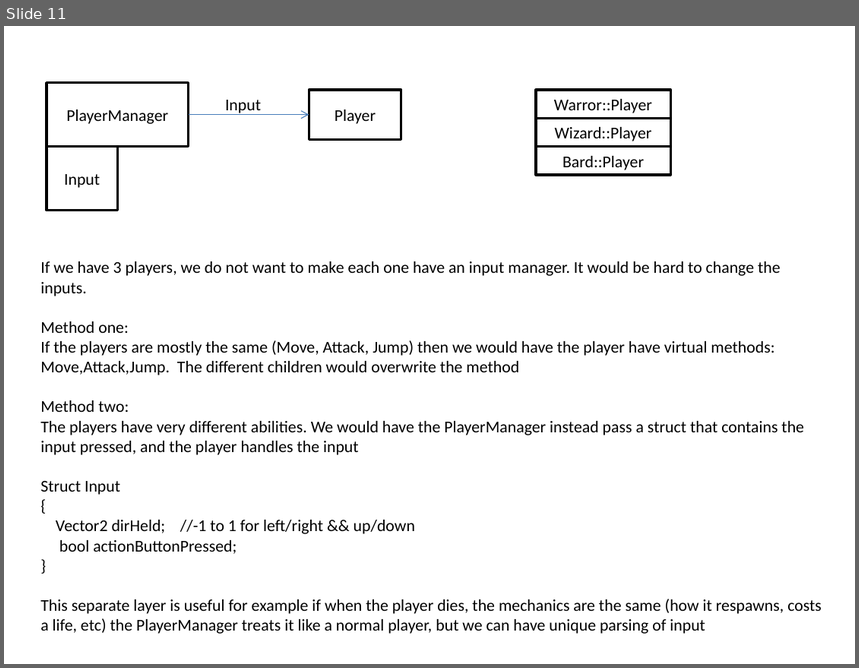
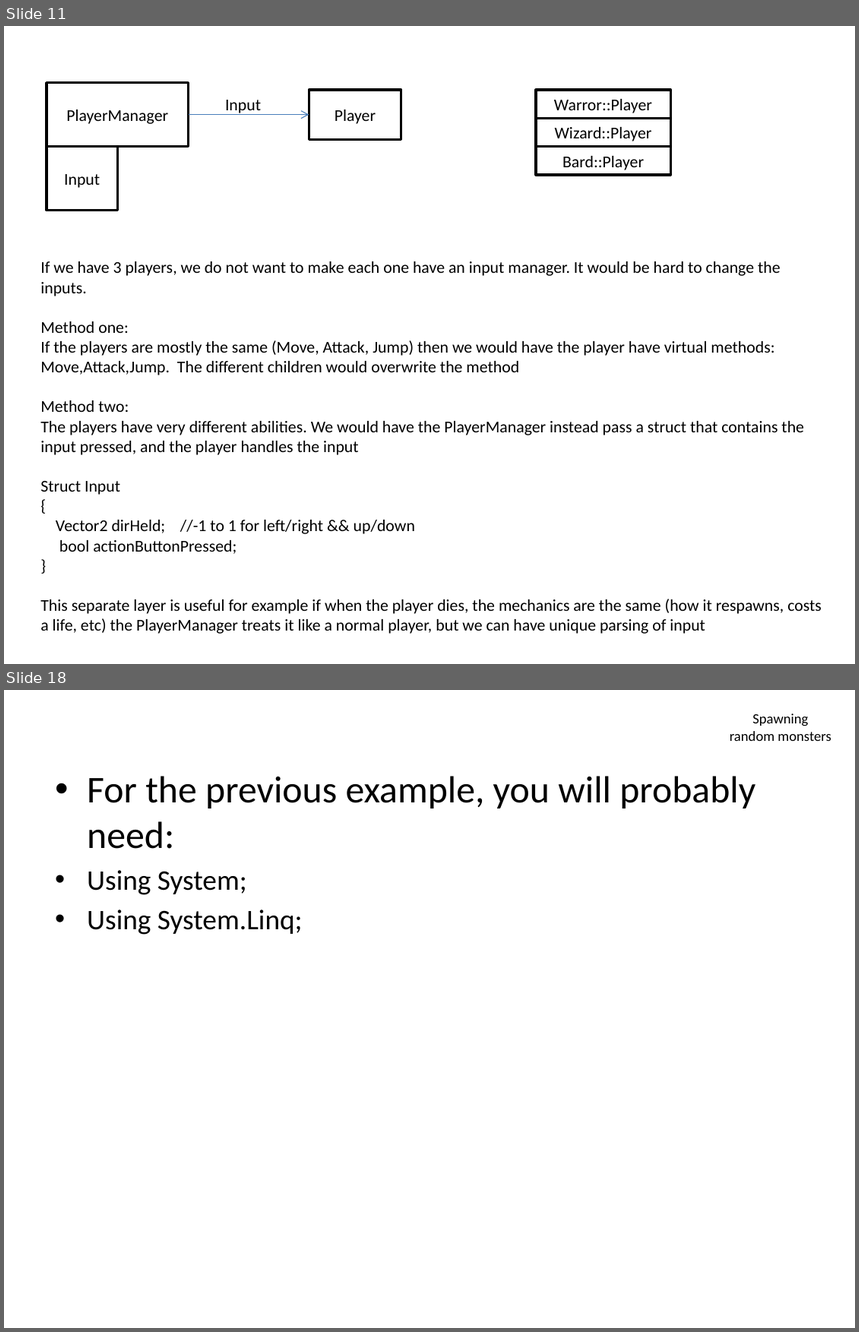
Before and after one commit to mattstg/GoopSoupV2, a slide deck: Docs/FlowPresentation.pptx. Shown one above the other, each under a label of ours: slide 11 before the commit, slides 11 and 18 after it; the slides between them are not shown. The pictures are 859x668 and 859x1332 pixels, drawn with LibreOffice and Linux fonts; fonts in the diff are those of the drawing. Boxes give left, top, right and bottom in pixels: in the first picture for what was removed or moved away, otherwise in the second. Text is boxed around its words. In the diff, an @@ line names an element or a change of style, - is before the commit and + after.

```diff
--- a/Docs/FlowPresentation.pptx
+++ b/Docs/FlowPresentation.pptx
@@ slide 18 added at box(4, 690, 855, 1328), background #FFFFFF @@
@@ title added at box(730, 714, 831, 741), 12 pt, text #000000 @@
+Spawning random monsters
@@ text added at box(87, 776, 756, 935), 32 pt, text #000000 @@
+• For the previous example, you will probably need:
+• Using System;
+• Using System.Linq;
```
Also in this commit, not shown: 12 other slides added, 6 other files.
